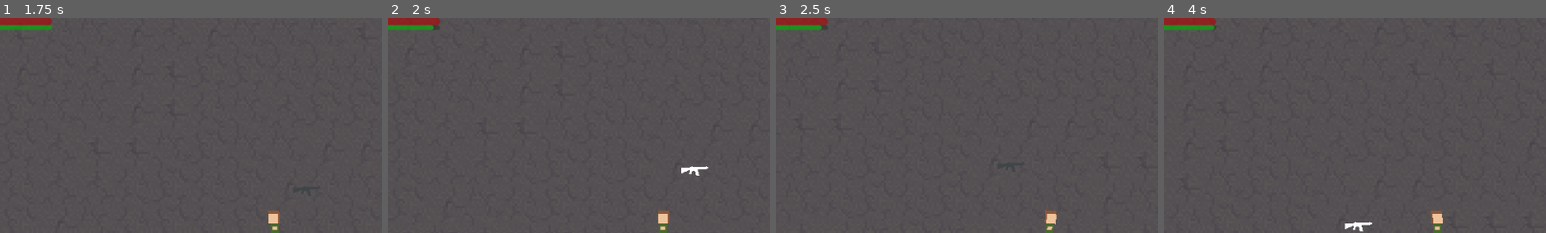
Above: before the commit, frames 1-4 (left to right).
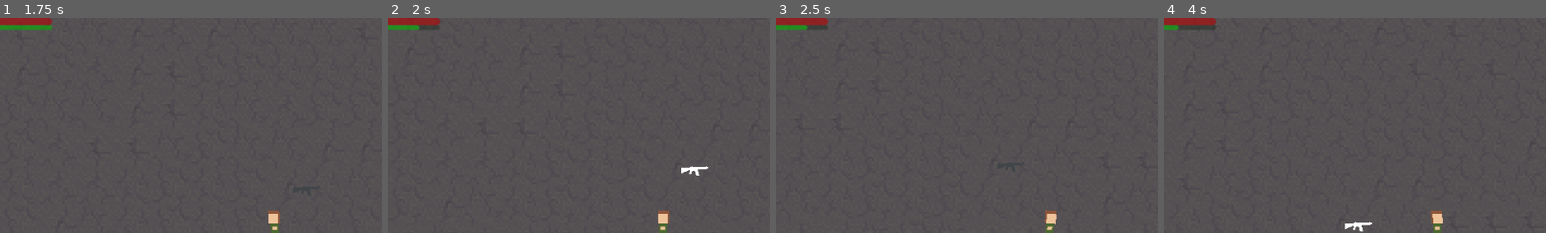
Above: after the commit, the same moments.

Repository: vikkio88/nigghiazza
Game: Godot game, scene res://levels/TestLevel.tscn
The game is run twice, just before and just after one commit, with the same random seed, the same clock (stepped at 60 frames per second) and the same inputs.
Inputs (mouse positions are % of the whole screen's width and height, from its top left):
- Up to frame 1 (1.75 s): tap Enter at 0.5 s; move the mouse to (72, 45) at 0.52 s; press the mouse at (72, 45) at 0.53 s; hold D (right) 0.53-1.28 s; tap Shift (sprint) at 0.8, 1.35 s; move the mouse to (30, 55) at 1.27 s; release the mouse at (30, 55) at 1.28 s; hold S (down) from 1.28 s (still down); click (30, 55) at 1.55 s
- Up to frame 2 (2 s): keep holding S (down)
- Up to frame 3 (2.5 s): move the mouse to (60, 28) at 2.02 s; release S (down) at 2.03 s; hold D (right) from 2.03 s (still down); hold Shift (sprint) from 2.03 s (still down); tap E (action_a) at 2.1 s
- Up to frame 4 (4 s): move the mouse to (45, 70) at 2.77 s; release D (right) at 2.78 s; release Shift (sprint) at 2.78 s; hold W (up) 2.78-3.53 s; tap Q (action_b) at 2.85 s; click (45, 70) at 3.05 s; move the mouse to (80, 65) at 3.52 s; hold A (left) from 3.53 s (still down); hold Right mouse button (ads) from 3.53 s (still down); tap Shift (sprint) at 3.8 s
The pictures show only the part of the screen within x 14-64%, y 0-50%; the shares and areas given below are measured in that part.

Frame 1 is identical in both runs. In frame 2, 0.1% of the frame differs, in the area x 8-12%, y 3-6%; in frame 3, 0.1%; in frame 4, 0.3%, in the area x 3-14%, y 3-6%.

Commit message:
stamina consumption increases with weight

Diff:
--- a/actors/player/player.gd
+++ b/actors/player/player.gd
@@ -3,7 +3,9 @@
 #region Consts
 const BASE_WEIGHT: float = 80.0
 const BASE_SPEED: float = 100.0
-const SPRINT_MAX_COST: int = 15
+const SPRINT_BASE_COST: int = 15
+const SPEED_DECREASE_FACTOR: float = 5.6
+const STAMINA_WEIGHT_FACTOR: float = -11.2
 #endregion
 
 #region Props
@@ -35,7 +37,7 @@
 	get = _get_stamina
 func _set_stamina(value: int):
 	_stamina = clampi(value, 0, Max_Stamina)
-	if _stamina > SPRINT_MAX_COST:
+	if _stamina > SPRINT_BASE_COST:
 		_out_of_stamina = false
 	if _stamina == 0:
 		EventBus.player_event.emit("Out of Stamina")
@@ -44,13 +46,16 @@
 	return _stamina
 #endregion
 
+#region Nodes
 @onready var sprite: Sprite2D = $sprite
 @onready var anim: AnimationPlayer = $anim
 @onready var footstep: AudioStreamPlayer2D = $footstep
 @onready var hand: Node2D = $hand
 # Floating Text Placeolder
 @onready var ftPh: Node2D = $ftPh
+#endregion
 
+#region Lifetimes
 func _ready() -> void:
 	EventBus.player_event.connect(_on_player_event)
 	emit_health_update()
@@ -59,10 +64,9 @@
 func _physics_process(delta: float) -> void:
 	move()
 	actions()
+#endregion
 
-#	if hand.has_gun():
-#		print("gun")
-
+#region Actions
 func move() -> void:
 	var direction = Input.get_vector("left", "right", "up", "down")
 	var speed = get_speed()
@@ -91,9 +95,24 @@
 	if Input.is_action_just_pressed("action_b"):
 		HudFactory.add_floating_critical("action_b", ftPh)
 
+func consume_stamina() -> void:
+	var cost = SPRINT_BASE_COST * pow(BASE_WEIGHT / Weight, STAMINA_WEIGHT_FACTOR)
+	Stamina -= cost
+	emit_health_update()
+
+func recover():
+	if not is_sprinting() and not Utils.get_gate_by_name("player_consuming_stamina"):
+		Stamina += Dice.roll(SPRINT_BASE_COST)
+		emit_health_update()
+
+
+#endregion
+
+#region CalculatedProps
 func get_speed()  -> float:
+	var base = BASE_SPEED * pow(BASE_WEIGHT / Weight, SPEED_DECREASE_FACTOR)
 	var sprinting_now =  is_sprinting() and !_out_of_stamina
-	var speed = (BASE_SPEED * (2 if sprinting_now else 1))
+	var speed = (base * (2 if sprinting_now else 1))
 
 	if Input.is_action_pressed("ads"):
 		speed *= .2
@@ -116,21 +135,16 @@
 func can_shoot() -> bool:
 	return !is_sprinting()
 
+#endregion
+
+#region Signals Handling
+func _on_tick_timeout() -> void:
+	recover()
+
 func _on_player_event(message: String) ->void:
 	HudFactory.add_floating_text(message, ftPh)
 
 func emit_health_update():
 	EventBus.player_health_update.emit(Health, Max_Health, Stamina, Max_Stamina)
 
-func consume_stamina() -> void:
-	Stamina -= Dice.roll(SPRINT_MAX_COST, SPRINT_MAX_COST/2)
-	emit_health_update()
-
-func recover():
-	if not is_sprinting() and not Utils.get_gate_by_name("player_consuming_stamina"):
-		Stamina += Dice.roll(SPRINT_MAX_COST)
-		emit_health_update()
-
-
-func _on_tick_timeout() -> void:
-	recover()
+#endregion
